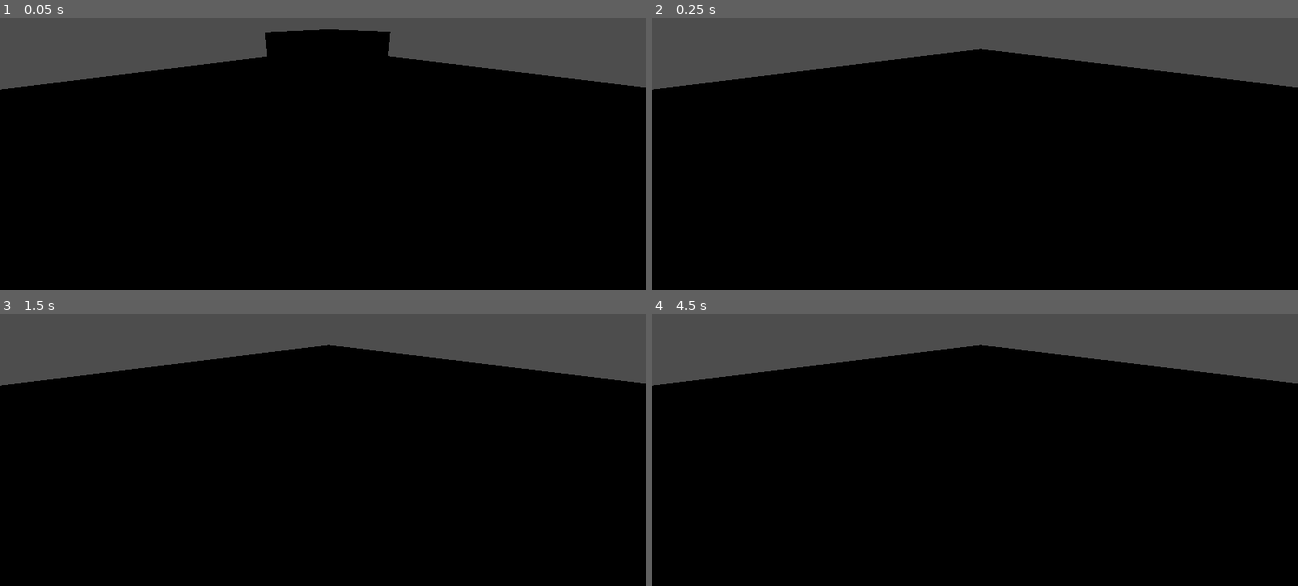
Above: before the commit, frames 1-4 (two rows, left to right).
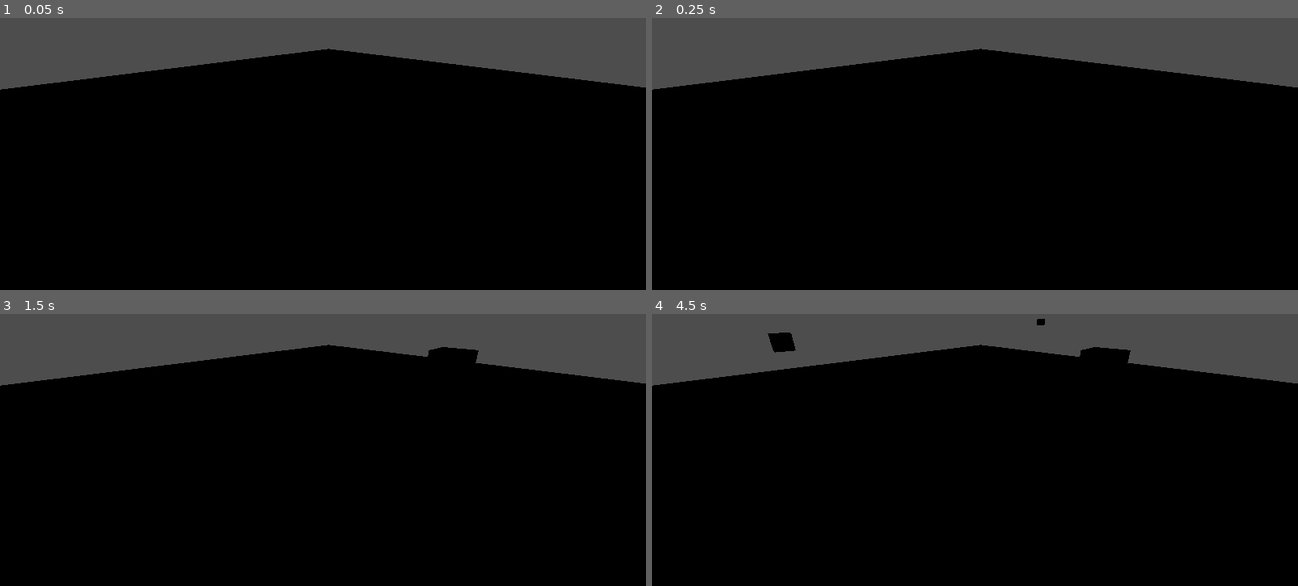
Above: after the commit, the same moments.

Repository: wan-andrea/xmasgamejam25
Game: Godot game, scene res://Scenes/main.tscn
Same seed, same stepped clock (60 frames per second), same inputs: the game is played once before the commit and once after it.
Inputs (mouse positions are in pixels of both pictures, inside the frame that each line leads up to):
- Up to frame 1 (0.05 s): no input
- Up to frame 2 (0.25 s): no input
- Up to frame 3 (1.5 s): tap Enter at 0.5 s; move the mouse to (465, 387) at 0.52 s; click (465, 387) at 0.67 s; tap Space at 1.25 s; move the mouse to (193, 422) at 1.27 s; click (193, 422) at 1.42 s
- Up to frame 4 (4.5 s): tap Enter at 2, 3.5 s; move the mouse to (1039, 324) at 2.02 s; click (1039, 324) at 2.17 s; tap Space at 2.75, 4.25 s; move the mouse to (942, 477) at 2.77 s; click (942, 477) at 2.92 s; move the mouse to (1168, 458) at 3.52 s; click (1168, 458) at 3.67 s; move the mouse to (781, 349) at 4.27 s; click (781, 349) at 4.42 s

The runs differ from the first frame. In frame 1, 1.5% of the frame differs, in the area x 41-61%, y 4-15%; in frame 2, nothing differs; in frame 3, 0.3%; in frame 4, 0.6%.

Commit message:
Added grid based wall placement

Diff:
--- a/winter_game/Scenes/main.tscn
+++ b/winter_game/Scenes/main.tscn
@@ -6,15 +6,13 @@
 
 [node name="Main" type="Node3D"]
 script = ExtResource("1_jjgbg")
-wall_scene = ExtResource("2_bo1nx")
+wall_1x1 = ExtResource("2_bo1nx")
+wall_2x1 = ExtResource("2_bo1nx")
 
 [node name="Camera3D" type="Camera3D" parent="."]
 transform = Transform3D(0.683013, -0.258819, 0.683013, -0.00623603, 0.933013, 0.359789, -0.73038, -0.25, 0.635646, 2, 2, 2)
 
 [node name="WallContainer" type="Node3D" parent="."]
 
-[node name="RigidBody3D" parent="." instance=ExtResource("2_bo1nx")]
-transform = Transform3D(1, 0, 0, 0, 1, 0, 0, 0, 1, -0.0174212, 1.35613, 0.0524969)
-
 [node name="Floor" parent="." instance=ExtResource("3_8gbba")]
 transform = Transform3D(1, 0, 0, 0, 1, 0, 0, 0, 1, -0.0831823, 0, 0.171158)
--- a/winter_game/Scripts/World_Controller.gd
+++ b/winter_game/Scripts/World_Controller.gd
@@ -1,85 +1,95 @@
 extends Node3D
 
-@export var wall_scene: PackedScene
-@export var min_segment_distance: float = 0.5
-@export var ray_length: float = 1000.0
+@export var cell_size: float = 1.0
+@export var wall_1x1: PackedScene
+@export var wall_2x1: PackedScene
 
 @onready var camera: Camera3D = $Camera3D
 @onready var wall_container: Node3D = $WallContainer
 
-var drawing: bool = false
-var points: Array[Vector3] = []
+var occupied_cells := {} # Dictionary<Vector2i, bool>
+
+# --------------------------------------------------
+# INPUT
+# --------------------------------------------------
 
 func _input(event):
-	if event is InputEventMouseButton:
+	if event is InputEventMouseButton and event.pressed:
 		if event.button_index == MOUSE_BUTTON_LEFT:
-			if event.pressed:
-				print("drawing")
-				_start_drawing()
-			else:
-				_finish_drawing()
+			_try_place_wall(1) # 1x1 wall
+		elif event.button_index == MOUSE_BUTTON_RIGHT:
+			_try_place_wall(2) # 2x1 wall
 
-func _process(_delta):
-	if not drawing:
+# --------------------------------------------------
+# WALL PLACEMENT
+# --------------------------------------------------
+
+func _try_place_wall(length_in_cells: int):
+	var grid_pos := _get_mouse_grid_position()
+	if grid_pos == null:
 		return
 
-	var world_pos := Vector3.ZERO
-	if not _get_mouse_world_position(world_pos):
+	if not _can_place(grid_pos, length_in_cells):
 		return
 
-	if world_pos.distance_to(points[-1]) >= min_segment_distance:
-		var last_point := points[-1]
-		points.append(world_pos)
-		_spawn_wall_segment(last_point, world_pos)
+	_place_wall(grid_pos, length_in_cells)
 
-func _start_drawing():
-	var world_pos := Vector3.ZERO
-	if not _get_mouse_world_position(world_pos):
-		return
+# --------------------------------------------------
+# GRID LOGIC
+# --------------------------------------------------
 
-	drawing = true
-	points.clear()
-	points.append(world_pos)
-
-func _finish_drawing():
-	drawing = false
-	points.clear()
-
-func _spawn_wall_segment(from: Vector3, to: Vector3):
-	if wall_scene == null:
-		push_error("Wall scene not assigned!")
-		return
-
-	var segment: Node3D = wall_scene.instantiate()
-	wall_container.add_child(segment)
-
-	var direction := to - from
-	var length := direction.length()
-	var midpoint := from + direction * 0.5
-
-	segment.global_position = midpoint
-
-	# Rotate so the wall follows the line
-	segment.look_at(midpoint + direction.normalized(), Vector3.UP)
-
-	# Scale along X to match length
-	segment.scale.x = length
-
-func _get_mouse_world_position(out_pos: Vector3) -> bool:
+func _get_mouse_grid_position() -> Vector2i:
 	var mouse_pos := get_viewport().get_mouse_position()
 
 	var ray_origin := camera.project_ray_origin(mouse_pos)
-	var ray_direction := camera.project_ray_normal(mouse_pos)
+	var ray_dir := camera.project_ray_normal(mouse_pos)
 
 	var space_state := get_world_3d().direct_space_state
 	var query := PhysicsRayQueryParameters3D.create(
 		ray_origin,
-		ray_origin + ray_direction * ray_length
+		ray_origin + ray_dir * 1000.0
 	)
 
 	var result := space_state.intersect_ray(query)
-	if result:
-		out_pos = result.position
-		return true
+	if result.is_empty():
+		return Vector2i.ZERO
 
-	return false
+	var world_pos: Vector3 = result.position
+
+	var x := int(floor(world_pos.x / cell_size))
+	var z := int(floor(world_pos.z / cell_size))
+
+	return Vector2i(x, z)
+
+func _can_place(start: Vector2i, length: int) -> bool:
+	for i in length:
+		var cell := Vector2i(start.x + i, start.y)
+		if occupied_cells.has(cell):
+			return false
+	return true
+
+func _occupy_cells(start: Vector2i, length: int):
+	for i in length:
+		var cell := Vector2i(start.x + i, start.y)
+		occupied_cells[cell] = true
+
+# --------------------------------------------------
+# SPAWN WALL
+# --------------------------------------------------
+
+func _place_wall(start: Vector2i, length: int):
+	var scene := wall_1x1 if length == 1 else wall_2x1
+	if scene == null:
+		push_error("Wall prefab not assigned")
+		return
+
+	var wall: Node3D = scene.instantiate()
+	wall_container.add_child(wall)
+
+	# World position (bottom-left aligned)
+	var world_x := (start.x + length * 0.5) * cell_size
+	var world_z := (start.y + 0.5) * cell_size
+
+	wall.global_position = Vector3(world_x, 0.0, world_z)
+
+	_occupy_cells(start, length)
